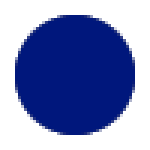
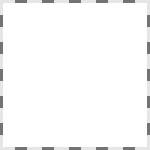
The second 150x150 image is a revision of the first. Changes to its layers:
renamed "Layer" to "Roomba", hid it over left=15, top=15, right=135, bottom=135
added group "Background #1" with 8 layers over left=0, top=0, right=150, bottom=150
added layer "InnerBase" in group "Background #1" over left=15, top=15, right=135, bottom=135
added group "Guidelines" (50%) with 4 layers in group "Background #1" over left=0, top=0, right=150, bottom=150
added layer "Top" in group "Guidelines" over left=15, top=0, right=135, bottom=3
added layer "Right" in group "Guidelines" over left=147, top=15, right=150, bottom=135
added layer "Bottom" in group "Guidelines" over left=15, top=147, right=135, bottom=150
added layer "Left" in group "Guidelines" over left=0, top=15, right=3, bottom=135
added layer "OuterBase" (10%) in group "Background #1" over left=0, top=0, right=150, bottom=150
showed "Background", moved it into group "Background #1" over left=0, top=0, right=150, bottom=150
